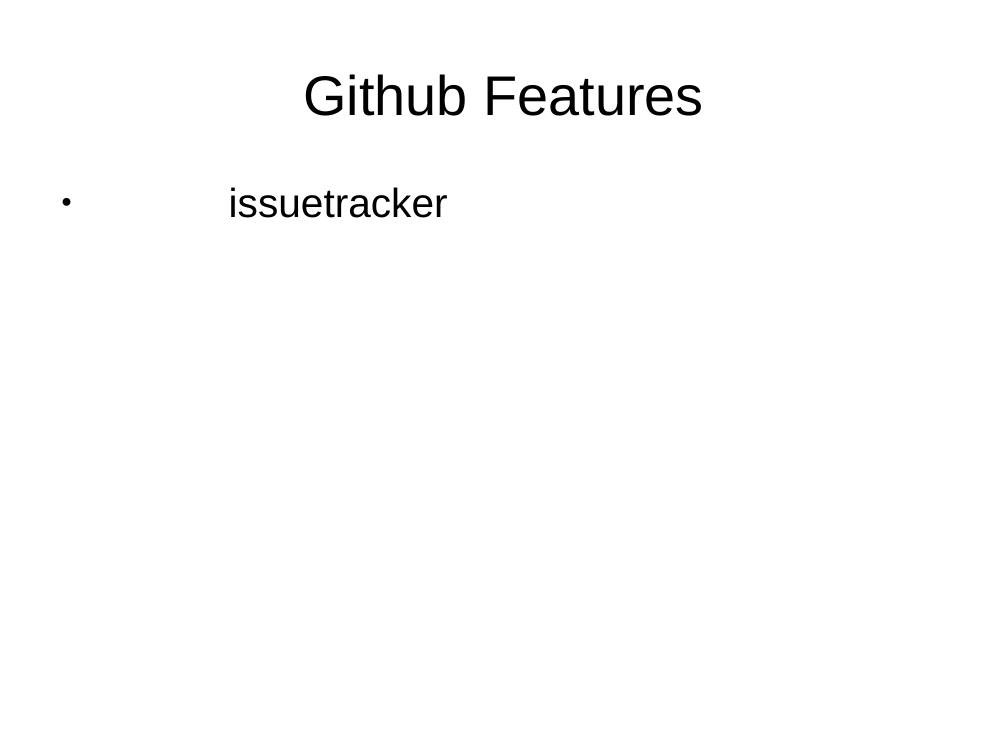
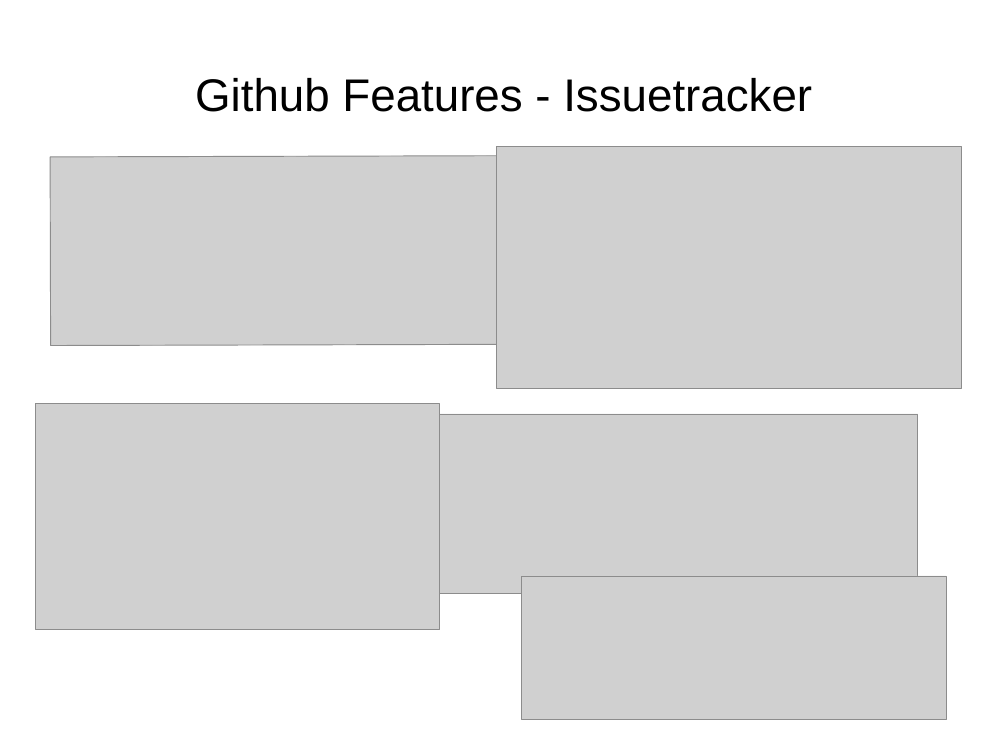
Before and after one commit to rommsen/Seminar_1905, a slide deck: slide 8 of referat/Kapitel4.odp. Drawn at 1008x756 pixels with LibreOffice and Linux fonts; fonts in the diff are those of the drawing; grey boxes stand for pictures. Boxes give left, top, right and bottom in pixels: in the first picture for what was removed or moved away, otherwise in the second. Text is boxed around its words. In the diff, an @@ line names an element or a change of style, - is before the commit and + after.

Commit message:
Github ausgebaut

```diff
--- a/referat/Kapitel4.odp
+++ b/referat/Kapitel4.odp
@@ title at <box>195,78,812,112</box>: text changed; size 44 to 36 pt @@
-Github Features
+Github Features - Issuetracker
@@ picture added at <box>497,146,961,389</box> @@
@@ picture added at <box>50,156,503,345</box> @@
@@ text removed at <box>229,187,448,218</box> @@
-● issuetracker
@@ picture added at <box>36,403,439,630</box> @@
@@ picture added at <box>432,414,917,595</box> @@
@@ picture added at <box>522,576,947,720</box> @@
```
Also in this commit, not shown: 12 other slides changed, 4 slides added, 2 slides removed, 34 other files.
